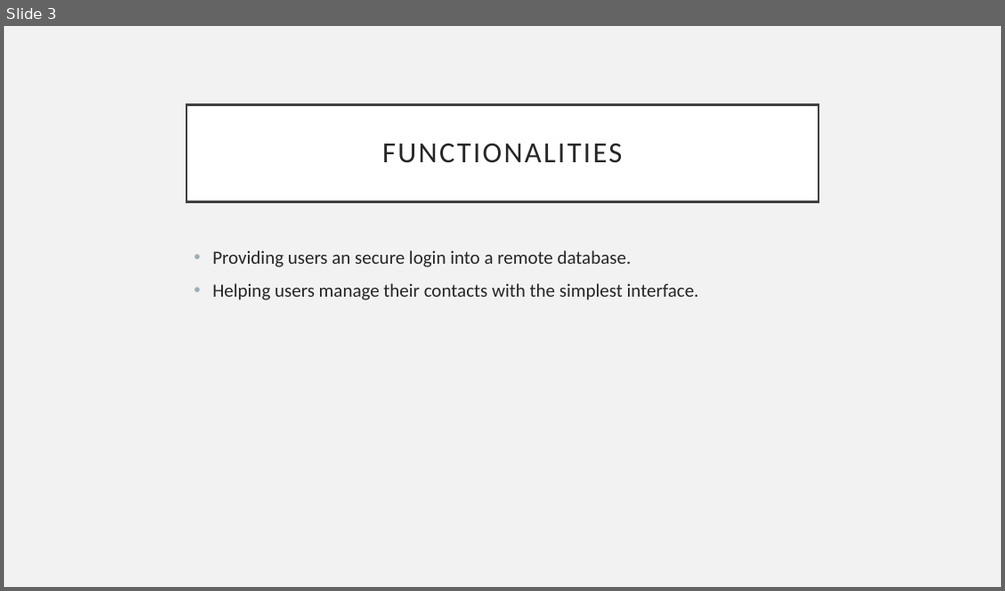
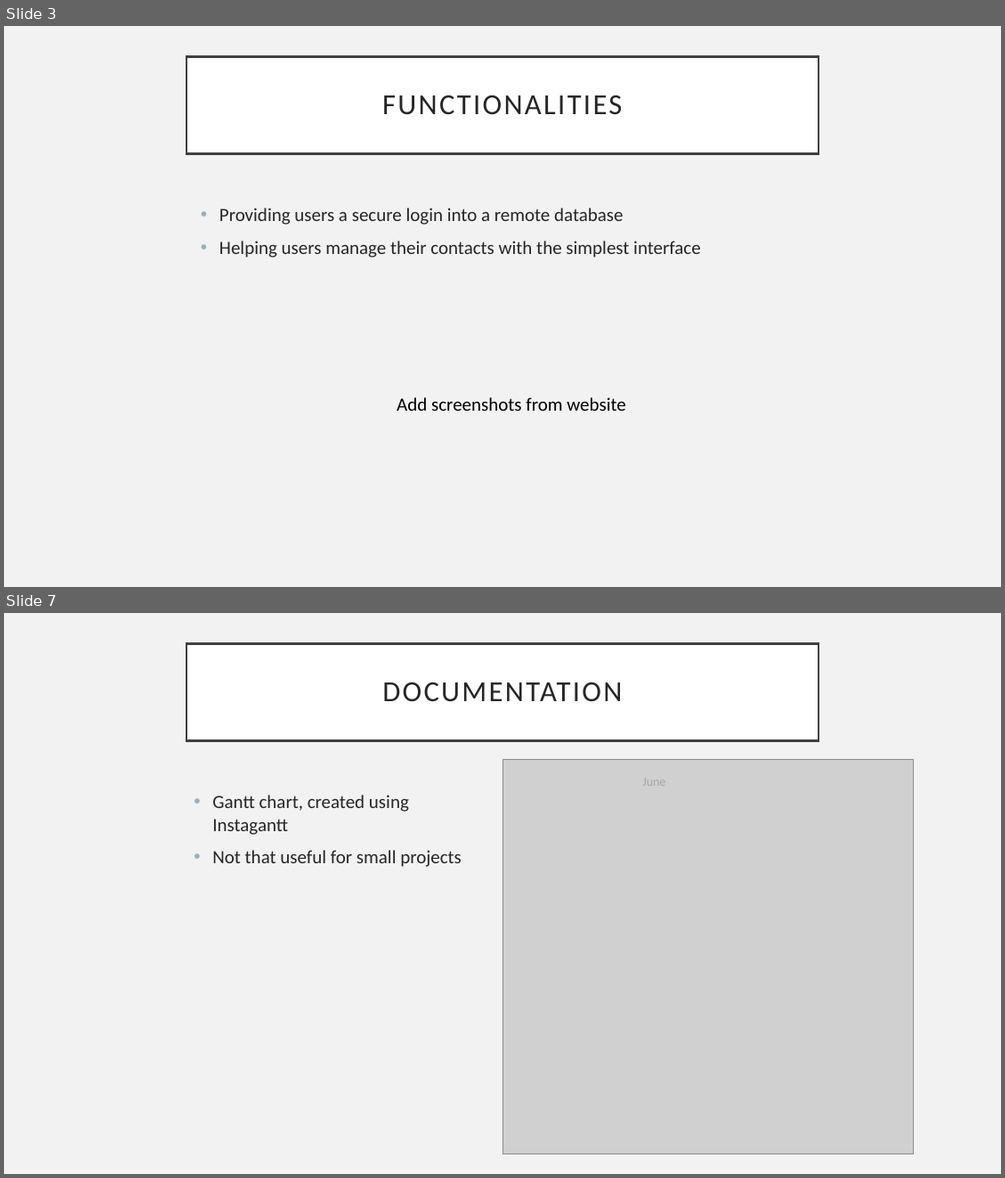
Before and after one commit to SudoKudo/P.O.O.P-Small-Project, a slide deck: SmallProject-Slides.pptx. Shown one above the other, each under a label of ours: slide 3 before the commit, slides 3 and 7 after it; the slides between them are not shown. The pictures are 1005x591 and 1005x1178 pixels, drawn with LibreOffice and Linux fonts; fonts in the diff are those of the drawing; grey boxes stand for pictures. Boxes give left, top, right and bottom in pixels: in the first picture for what was removed or moved away, otherwise in the second. Text is boxed around its words. In the diff, an @@ line names an element or a change of style, - is before the commit and + after.

```diff
--- a/SmallProject-Slides.pptx
+++ b/SmallProject-Slides.pptx
@@ slide 7 added at [4,613,1001,1174], background #F2F2F2 @@
@@ title added at [186,643,818,741], fill #FFFFFF, outline #404040 2.5 pt, 28 pt, text #262626 @@
+DOCUMENTATION
@@ picture added at [502,759,914,1153] @@
@@ text added at [212,795,461,867], 18 pt, text #262626 @@
+• Gantt chart, created using Instagantt
+• Not that useful for small projects
@@ text added at [642,780,665,786], 12 pt, text #A6A6A6 @@
+June
@@ slide 3 changed as well @@
@@ title "FUNCTIONALITIES": place and size @@
-title "FUNCTIONALITIES" at [186,104,818,201]
+title "FUNCTIONALITIES" at [186,56,818,154]
@@ text at [219,208,701,257]: text changed @@
-• Providing users an secure login into a remote database.
-• Helping users manage their contacts with the simplest interface.
+• Providing users a secure login into a remote database
+• Helping users manage their contacts with the simplest interface
@@ text added at [396,397,625,410], 18 pt, text #000000 @@
+Add screenshots from website
```
Also in this commit, not shown: 5 other slides changed, 3 other slides added, 5 slides removed.
